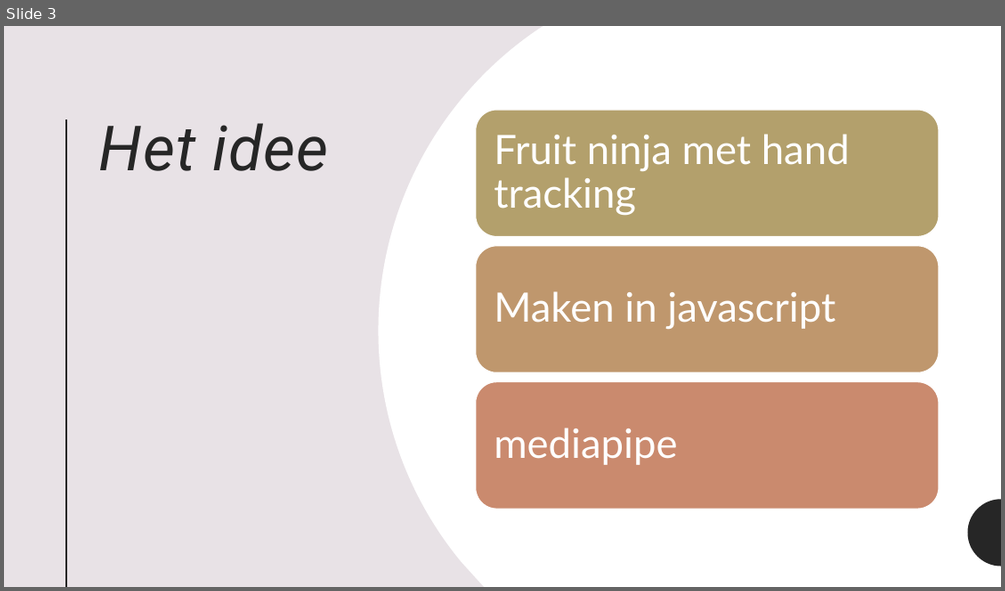
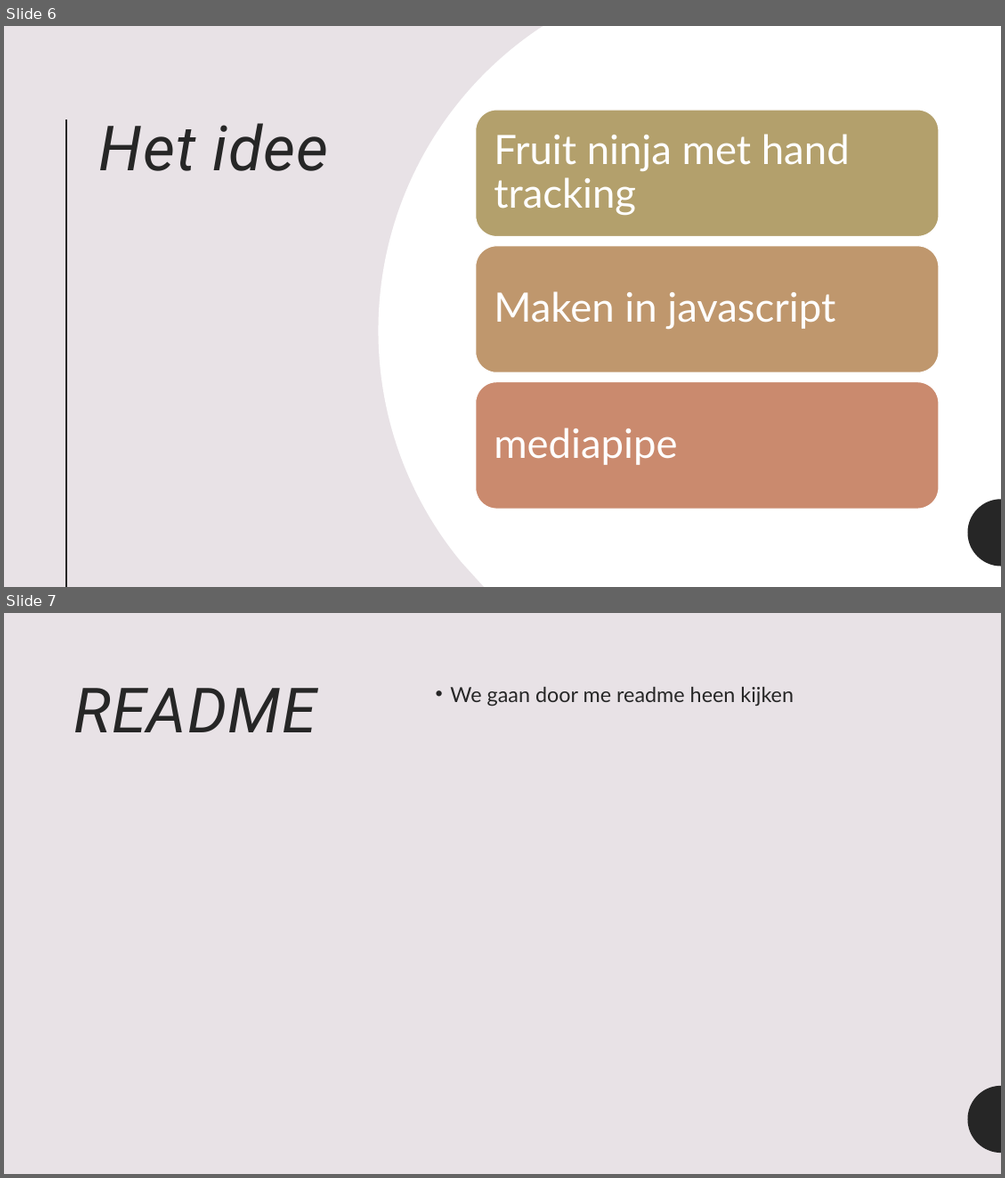
Before and after one commit to schlorp/SpecialIO, a slide deck: Go or No Go presentatie.pptx. Shown one above the other, each under a label of ours: slide 3 before the commit, slides 6 and 7 after it. The pictures are 1005x591 and 1005x1178 pixels, drawn with LibreOffice and Linux fonts; fonts in the diff are those of the drawing. Boxes give left, top, right and bottom in pixels: in the first picture for what was removed or moved away, otherwise in the second. Text is boxed around its words. In the diff, an @@ line names an element or a change of style, - is before the commit and + after.

Commit message:
readme last changes

```diff
--- a/Go or No Go presentatie.pptx
+++ b/Go or No Go presentatie.pptx
@@ slide 7 added at (4,613,1001,1174), background #E8E2E6; not listed: 1 template element that a slide beside it also shows @@
@@ title added at (73,688,316,732), 60 pt, text #262626, italic @@
+README
@@ text added at (450,687,793,706), 20 pt, text #262626 @@
+• We gaan door me readme heen kijken
@@ what was slide 3 is now slide 6 @@
```
Also in this commit, not shown: 2 other slides added, 3 other files.
